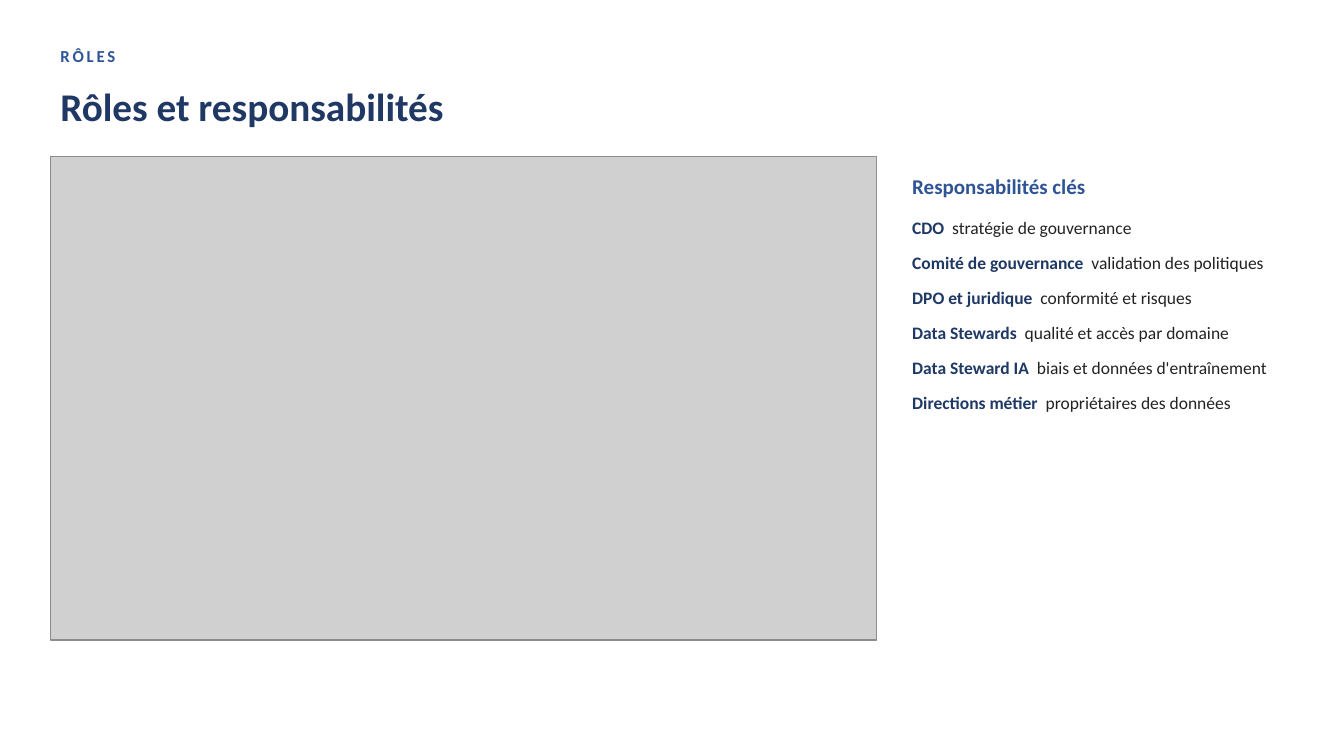
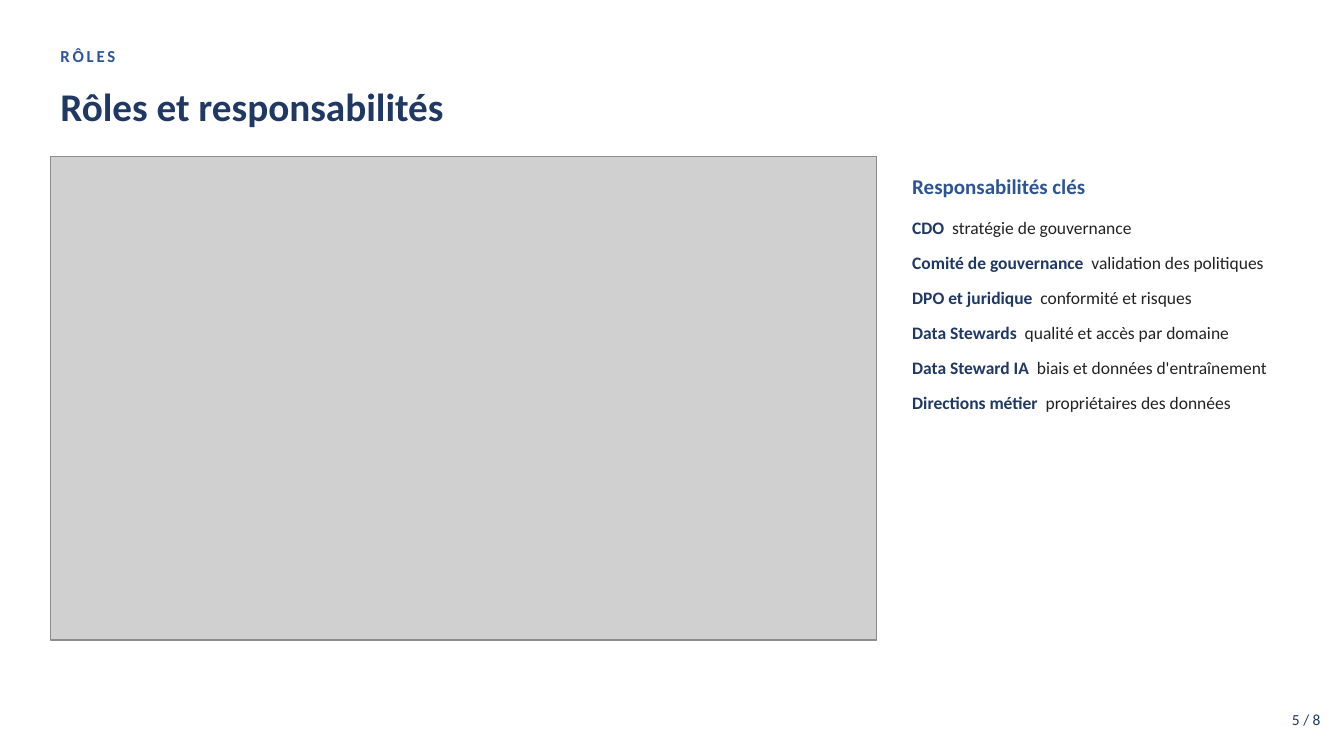
Before and after one commit to AichaFa/3-Projets_Lead, a slide deck: slide 5 of 1_Spotify_Data_Governance/versions_docx_ppt/4_Presentation_Gouvernance_Spotify.pptx. Drawn at 1344x756 pixels with LibreOffice and Linux fonts; fonts in the diff are those of the drawing; grey boxes stand for pictures. Boxes give left, top, right and bottom in pixels: in the first picture for what was removed or moved away, otherwise in the second. Text is boxed around its words. In the diff, an @@ line names an element or a change of style, - is before the commit and + after.

```diff
--- a/1_Spotify_Data_Governance/versions_docx_ppt/4_Presentation_Gouvernance_Spotify.pptx
+++ b/1_Spotify_Data_Governance/versions_docx_ppt/4_Presentation_Gouvernance_Spotify.pptx
@@ text added at (1292,714,1321,725), 11 pt, text #1F3864 @@
+5 / 8
```
Also in this commit, not shown: 6 other slides changed, 1 slide added, 1 slide removed, 1 other file.
